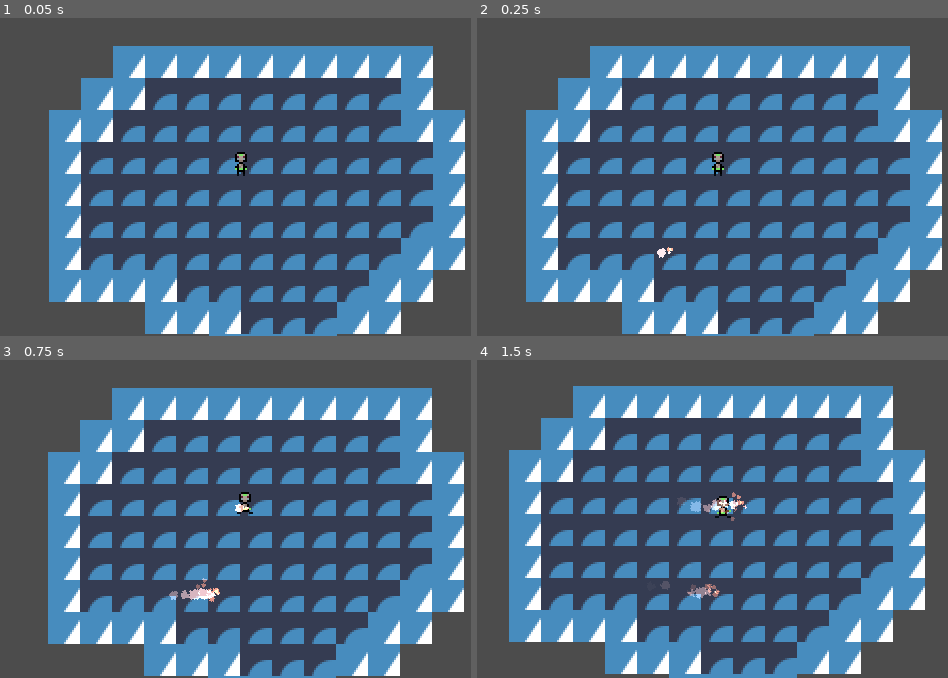
Above: before the commit, frames 1-4 (two rows, left to right).
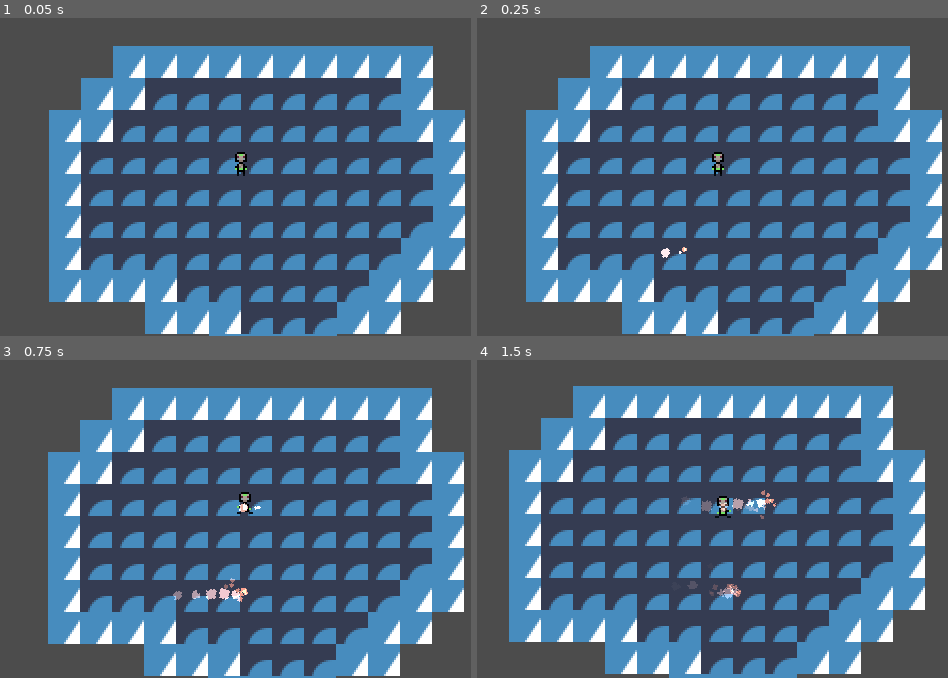
Above: after the commit, the same moments.

Repository: OlliO6/Granted-Wish
Game: Godot game, scene res://content/main.tscn
Two runs of this game, one before a commit and one after it. Both use one fixed random seed, a clock stepped at 60 frames per second and the inputs below. The engine's default icon, where the game draws it, is replaced by a stand-in: a white triangle on a blue panel in a dark square.
Inputs (mouse positions are in pixels of both pictures, inside the frame that each line leads up to):
- Up to frame 1 (0.05 s): no input
- Up to frame 2 (0.25 s): no input
- Up to frame 3 (0.75 s): move the mouse to (367, 499) at 0.52 s; press the mouse at (367, 499) at 0.53 s; hold D (move_right) from 0.53 s (still down)
- Up to frame 4 (1.5 s): move the mouse to (604, 531) at 1.27 s; release D (move_right) at 1.28 s; release the mouse at (604, 531) at 1.28 s; hold S (move_down) from 1.28 s (still down); click (604, 531) at 1.35 s

Frame 1 is identical in both runs. In frame 2, less than 0.1% of the frame differs, in the area x 38-45%, y 72-76%; in frame 3, 0.5%; in frame 4, 0.9%, in the area x 38-64%, y 40-76%.

Commit message:
Finish fire spell

Diff:
--- a/components/components.gd
+++ b/components/components.gd
@@ -1,3 +1,4 @@
+#TODO: Make plugin that generates this
 class_name Components
 extends Node
 
--- a/content/main.tscn
+++ b/content/main.tscn
@@ -2,7 +2,7 @@
 
 [ext_resource type="PackedScene" uid="uid://dpkbomvltkwjd" path="res://player/player.tscn" id="1_v2y50"]
 [ext_resource type="Texture2D" uid="uid://c7lg1tgf5uy5j" path="res://icon.svg" id="2_clbah"]
-[ext_resource type="PackedScene" uid="uid://b7ifegmm708j0" path="res://content/spells/fire_spell.tscn" id="3_6pgig"]
+[ext_resource type="PackedScene" uid="uid://b7ifegmm708j0" path="res://content/spells/fire/fire_spell.tscn" id="3_6pgig"]
 
 [sub_resource type="Environment" id="Environment_srm4m"]
 background_mode = 3
--- a/content/spells/character_body_spell.gd
+++ /dev/null
@@ -1,8 +0,0 @@
-extends CharacterBody2D
-
-@export var speed: float
-
-func _physics_process(delta: float) -> void:
-	var collision = move_and_collide(transform.x * delta * speed)
-	if collision:
-		queue_free()
--- a/content/spells/spell_data/fire_spell.tres
+++ b/content/spells/fire/fire_spell.tres
@@ -1,7 +1,7 @@
 [gd_resource type="Resource" script_class="SpellData" load_steps=3 format=3 uid="uid://capjs85u3qpvr"]
 
-[ext_resource type="Script" path="res://content/spells/spell_data/spell_data.gd" id="1_iukvq"]
-[ext_resource type="PackedScene" uid="uid://b7ifegmm708j0" path="res://content/spells/fire_spell.tscn" id="2_nd3x2"]
+[ext_resource type="Script" path="res://content/spells/spell_data.gd" id="1_iukvq"]
+[ext_resource type="PackedScene" uid="uid://b7ifegmm708j0" path="res://content/spells/fire/fire_spell.tscn" id="2_nd3x2"]
 
 [resource]
 script = ExtResource("1_iukvq")
--- /dev/null
+++ b/content/spells/fire/fire_spell.tscn
@@ -0,0 +1,326 @@
+[gd_scene load_steps=30 format=3 uid="uid://b7ifegmm708j0"]
+
+[ext_resource type="Texture2D" uid="uid://3ko6dglu7234" path="res://content/spells/particle_sheet.png" id="2_1krgi"]
+[ext_resource type="Script" path="res://components/fighting/killable.gd" id="2_2fbea"]
+[ext_resource type="Script" path="res://components/fighting/damage_dealer.gd" id="3_m3m84"]
+[ext_resource type="Script" path="res://components/fighting/attack_area.gd" id="4_meik6"]
+
+[sub_resource type="Animation" id="Animation_jiilk"]
+length = 0.001
+tracks/0/type = "value"
+tracks/0/imported = false
+tracks/0/enabled = true
+tracks/0/path = NodePath(".:modulate")
+tracks/0/interp = 1
+tracks/0/loop_wrap = true
+tracks/0/keys = {
+"times": PackedFloat32Array(0),
+"transitions": PackedFloat32Array(1),
+"update": 0,
+"values": [Color(1, 1, 1, 1)]
+}
+tracks/1/type = "value"
+tracks/1/imported = false
+tracks/1/enabled = true
+tracks/1/path = NodePath("..:modulate")
+tracks/1/interp = 1
+tracks/1/loop_wrap = true
+tracks/1/keys = {
+"times": PackedFloat32Array(0),
+"transitions": PackedFloat32Array(1),
+"update": 0,
+"values": [Color(1, 1, 1, 1)]
+}
+tracks/2/type = "value"
+tracks/2/imported = false
+tracks/2/enabled = true
+tracks/2/path = NodePath(".:position")
+tracks/2/interp = 1
+tracks/2/loop_wrap = true
+tracks/2/keys = {
+"times": PackedFloat32Array(0),
+"transitions": PackedFloat32Array(1),
+"update": 0,
+"values": [Vector2(0, 0)]
+}
+tracks/3/type = "value"
+tracks/3/imported = false
+tracks/3/enabled = true
+tracks/3/path = NodePath("GPUParticles2D/GPUParticles2D2:amount_ratio")
+tracks/3/interp = 1
+tracks/3/loop_wrap = true
+tracks/3/keys = {
+"times": PackedFloat32Array(0),
+"transitions": PackedFloat32Array(1),
+"update": 0,
+"values": [1.0]
+}
+
+[sub_resource type="Animation" id="Animation_q30au"]
+resource_name = "default"
+length = 2.0
+tracks/0/type = "value"
+tracks/0/imported = false
+tracks/0/enabled = true
+tracks/0/path = NodePath(".:modulate")
+tracks/0/interp = 1
+tracks/0/loop_wrap = true
+tracks/0/keys = {
+"times": PackedFloat32Array(0, 2),
+"transitions": PackedFloat32Array(2, 1),
+"update": 0,
+"values": [Color(1, 1, 1, 1), Color(1, 1, 1, 0)]
+}
+tracks/1/type = "method"
+tracks/1/imported = false
+tracks/1/enabled = true
+tracks/1/path = NodePath(".")
+tracks/1/interp = 1
+tracks/1/loop_wrap = true
+tracks/1/keys = {
+"times": PackedFloat32Array(2),
+"transitions": PackedFloat32Array(1),
+"values": [{
+"args": [],
+"method": &"queue_free"
+}]
+}
+tracks/2/type = "value"
+tracks/2/imported = false
+tracks/2/enabled = true
+tracks/2/path = NodePath(".:position")
+tracks/2/interp = 1
+tracks/2/loop_wrap = true
+tracks/2/keys = {
+"times": PackedFloat32Array(0, 2),
+"transitions": PackedFloat32Array(0.466517, 1),
+"update": 0,
+"values": [Vector2(0, 0), Vector2(50, 0)]
+}
+tracks/3/type = "value"
+tracks/3/imported = false
+tracks/3/enabled = true
+tracks/3/path = NodePath("GPUParticles2D/GPUParticles2D2:amount_ratio")
+tracks/3/interp = 1
+tracks/3/loop_wrap = true
+tracks/3/keys = {
+"times": PackedFloat32Array(0, 2),
+"transitions": PackedFloat32Array(2, 1),
+"update": 0,
+"values": [1.0, 0.0]
+}
+
+[sub_resource type="Animation" id="Animation_qn0jv"]
+resource_name = "die"
+length = 0.5
+tracks/0/type = "value"
+tracks/0/imported = false
+tracks/0/enabled = true
+tracks/0/path = NodePath("..:modulate")
+tracks/0/interp = 1
+tracks/0/loop_wrap = true
+tracks/0/keys = {
+"times": PackedFloat32Array(0, 0.5),
+"transitions": PackedFloat32Array(1, 1),
+"update": 0,
+"values": [Color(1, 1, 1, 1), Color(1, 1, 1, 0)]
+}
+tracks/1/type = "method"
+tracks/1/imported = false
+tracks/1/enabled = true
+tracks/1/path = NodePath(".")
+tracks/1/interp = 1
+tracks/1/loop_wrap = true
+tracks/1/keys = {
+"times": PackedFloat32Array(0.5),
+"transitions": PackedFloat32Array(1),
+"values": [{
+"args": [],
+"method": &"queue_free"
+}]
+}
+
+[sub_resource type="AnimationLibrary" id="AnimationLibrary_7gjiw"]
+_data = {
+"RESET": SubResource("Animation_jiilk"),
+"default": SubResource("Animation_q30au"),
+"die": SubResource("Animation_qn0jv")
+}
+
+[sub_resource type="CircleShape2D" id="CircleShape2D_qju78"]
+radius = 2.0
+
+[sub_resource type="CanvasItemMaterial" id="CanvasItemMaterial_21qm4"]
+blend_mode = 1
+particles_animation = true
+particles_anim_h_frames = 2
+particles_anim_v_frames = 2
+particles_anim_loop = false
+
+[sub_resource type="Curve" id="Curve_emjv0"]
+_data = [Vector2(0, 1), 0.0, 0.0, 0, 0, Vector2(1, 0), -1.56792, 0.0, 0, 0]
+point_count = 2
+
+[sub_resource type="CurveTexture" id="CurveTexture_5841j"]
+curve = SubResource("Curve_emjv0")
+
+[sub_resource type="Curve" id="Curve_snmov"]
+min_value = -1.0
+max_value = 0.0
+_data = [Vector2(0, 0), 0.0, 0.0, 0, 0, Vector2(1, -1), -3.8424, 0.0, 0, 0]
+point_count = 2
+
+[sub_resource type="CurveXYZTexture" id="CurveXYZTexture_nuy0s"]
+curve_y = SubResource("Curve_snmov")
+
+[sub_resource type="Curve" id="Curve_6pl41"]
+min_value = -200.0
+max_value = 200.0
+_data = [Vector2(0, 0), 0.0, 0.0, 0, 0, Vector2(1, 26.9784), 0.0, 0.0, 0, 0]
+point_count = 2
+
+[sub_resource type="CurveTexture" id="CurveTexture_iew3n"]
+curve = SubResource("Curve_6pl41")
+
+[sub_resource type="Curve" id="Curve_bbiyu"]
+_data = [Vector2(0.007109, 0), 0.0, 0.0, 0, 0, Vector2(0.222749, 1), 0.0, 0.0, 0, 0, Vector2(1, 1), 0.0, 0.0, 0, 0]
+point_count = 3
+
+[sub_resource type="CurveTexture" id="CurveTexture_piat4"]
+curve = SubResource("Curve_bbiyu")
+
+[sub_resource type="ParticleProcessMaterial" id="ParticleProcessMaterial_3icsx"]
+particle_flag_disable_z = true
+emission_shape = 1
+emission_sphere_radius = 0.55
+angle_min = -720.0
+angle_max = 720.0
+direction = Vector3(-1, 0, 0)
+flatness = 0.533
+initial_velocity_min = 8.8
+initial_velocity_max = 14.2
+directional_velocity_min = 20.2
+directional_velocity_max = 20.2
+directional_velocity_curve = SubResource("CurveXYZTexture_nuy0s")
+gravity = Vector3(0, 0, 0)
+linear_accel_min = 2.0
+linear_accel_max = 2.0
+linear_accel_curve = SubResource("CurveTexture_iew3n")
+scale_min = 0.5
+scale_max = 0.5
+scale_curve = SubResource("CurveTexture_piat4")
+color = Color(1, 0.505882, 0.309804, 1)
+alpha_curve = SubResource("CurveTexture_5841j")
+anim_offset_max = 1.0
+
+[sub_resource type="Curve" id="Curve_nje61"]
+_data = [Vector2(0, 1), 0.0, 0.0, 0, 0, Vector2(1, 0), -1.56792, 0.0, 0, 0]
+point_count = 2
+
+[sub_resource type="CurveTexture" id="CurveTexture_oid6m"]
+curve = SubResource("Curve_nje61")
+
+[sub_resource type="Curve" id="Curve_jhubh"]
+min_value = -1.0
+max_value = 0.0
+_data = [Vector2(0, 0), 0.0, 0.0, 0, 0, Vector2(1, -1), -3.461, 0.0, 0, 0]
+point_count = 2
+
+[sub_resource type="CurveXYZTexture" id="CurveXYZTexture_huc6t"]
+curve_y = SubResource("Curve_jhubh")
+
+[sub_resource type="Curve" id="Curve_pxddx"]
+min_value = -200.0
+max_value = 200.0
+_data = [Vector2(0, 0), 0.0, 0.0, 0, 0, Vector2(1, 26.9784), 0.0, 0.0, 0, 0]
+point_count = 2
+
+[sub_resource type="CurveTexture" id="CurveTexture_63og4"]
+curve = SubResource("Curve_pxddx")
+
+[sub_resource type="Curve" id="Curve_f7jof"]
+_data = [Vector2(0.007109, 0), 0.0, 0.0, 0, 0, Vector2(0.222749, 1), 0.0, 0.0, 0, 0, Vector2(1, 1), 0.0, 0.0, 0, 0]
+point_count = 3
+
+[sub_resource type="CurveTexture" id="CurveTexture_qdb1n"]
+curve = SubResource("Curve_f7jof")
+
+[sub_resource type="ParticleProcessMaterial" id="ParticleProcessMaterial_kq3wh"]
+particle_flag_disable_z = true
+emission_shape = 1
+emission_sphere_radius = 0.55
+angle_min = -720.0
+angle_max = 720.0
+direction = Vector3(-1, 0, 0)
+spread = 18.835
+flatness = 0.533
+initial_velocity_min = 2.0
+initial_velocity_max = 4.0
+directional_velocity_min = 20.2
+directional_velocity_max = 20.2
+directional_velocity_curve = SubResource("CurveXYZTexture_huc6t")
+gravity = Vector3(0, 0, 0)
+linear_accel_min = 2.0
+linear_accel_max = 2.0
+linear_accel_curve = SubResource("CurveTexture_63og4")
+scale_curve = SubResource("CurveTexture_qdb1n")
+color = Color(1, 0.74902, 0.678431, 1)
+alpha_curve = SubResource("CurveTexture_oid6m")
+anim_offset_max = 1.0
+
+[sub_resource type="CircleShape2D" id="CircleShape2D_mmrge"]
+radius = 4.0
+
+[node name="FireSpell" type="Node2D"]
+
+[node name="DamageDealer" type="Node" parent="."]
+script = ExtResource("3_m3m84")
+
+[node name="Killable" type="Node" parent="."]
+script = ExtResource("2_2fbea")
+
+[node name="AnimationPlayer" type="AnimationPlayer" parent="."]
+root_node = NodePath("../Area2D")
+libraries = {
+"": SubResource("AnimationLibrary_7gjiw")
+}
+autoplay = "default"
+
+[node name="Area2D" type="Area2D" parent="."]
+collision_layer = 8
+
+[node name="CollisionShape2D" type="CollisionShape2D" parent="Area2D"]
+shape = SubResource("CircleShape2D_qju78")
+
+[node name="GPUParticles2D" type="GPUParticles2D" parent="Area2D"]
+material = SubResource("CanvasItemMaterial_21qm4")
+position = Vector2(1, 0)
+amount = 12
+process_material = SubResource("ParticleProcessMaterial_3icsx")
+texture = ExtResource("2_1krgi")
+explosiveness = 0.19
+local_coords = true
+
+[node name="GPUParticles2D2" type="GPUParticles2D" parent="Area2D/GPUParticles2D"]
+show_behind_parent = true
+material = SubResource("CanvasItemMaterial_21qm4")
+amount = 6
+process_material = SubResource("ParticleProcessMaterial_kq3wh")
+texture = ExtResource("2_1krgi")
+explosiveness = 0.19
+
+[node name="AttackArea" type="Area2D" parent="Area2D" node_paths=PackedStringArray("damage_dealer")]
+collision_layer = 0
+collision_mask = 5
+monitorable = false
+script = ExtResource("4_meik6")
+damage_dealer = NodePath("../../DamageDealer")
+deactivate_on_damage_dealed = true
+
+[node name="CollisionShape2D" type="CollisionShape2D" parent="Area2D/AttackArea"]
+position = Vector2(-1, 0)
+shape = SubResource("CircleShape2D_mmrge")
+
+[connection signal="died" from="Killable" to="AnimationPlayer" method="play" binds= ["die"]]
+[connection signal="body_entered" from="Area2D" to="Killable" method="die" unbinds=1]
+[connection signal="damage_applied" from="Area2D/AttackArea" to="Killable" method="die" unbinds=1]
--- a/content/spells/fire_spell.tscn
+++ /dev/null
@@ -1,226 +0,0 @@
-[gd_scene load_steps=29 format=3 uid="uid://b7ifegmm708j0"]
-
-[ext_resource type="Script" path="res://content/spells/character_body_spell.gd" id="1_4gw15"]
-[ext_resource type="Texture2D" uid="uid://3ko6dglu7234" path="res://content/spells/particle_sheet.png" id="1_c86mm"]
-[ext_resource type="Script" path="res://components/fighting/damage_dealer.gd" id="2_jncim"]
-[ext_resource type="Script" path="res://components/fighting/attack_area.gd" id="3_2u1px"]
-
-[sub_resource type="CircleShape2D" id="CircleShape2D_qju78"]
-radius = 2.0
-
-[sub_resource type="CanvasItemMaterial" id="CanvasItemMaterial_21qm4"]
-blend_mode = 1
-particles_animation = true
-particles_anim_h_frames = 2
-particles_anim_v_frames = 2
-particles_anim_loop = false
-
-[sub_resource type="Curve" id="Curve_emjv0"]
-_data = [Vector2(0, 1), 0.0, 0.0, 0, 0, Vector2(1, 0), -1.56792, 0.0, 0, 0]
-point_count = 2
-
-[sub_resource type="CurveTexture" id="CurveTexture_5841j"]
-curve = SubResource("Curve_emjv0")
-
-[sub_resource type="Curve" id="Curve_snmov"]
-min_value = -1.0
-max_value = 0.0
-_data = [Vector2(0, 0), 0.0, 0.0, 0, 0, Vector2(1, -1), -3.8424, 0.0, 0, 0]
-point_count = 2
-
-[sub_resource type="CurveXYZTexture" id="CurveXYZTexture_nuy0s"]
-curve_y = SubResource("Curve_snmov")
-
-[sub_resource type="Curve" id="Curve_6pl41"]
-min_value = -200.0
-max_value = 200.0
-_data = [Vector2(0, 0), 0.0, 0.0, 0, 0, Vector2(1, 26.9784), 0.0, 0.0, 0, 0]
-point_count = 2
-
-[sub_resource type="CurveTexture" id="CurveTexture_iew3n"]
-curve = SubResource("Curve_6pl41")
-
-[sub_resource type="Curve" id="Curve_bbiyu"]
-_data = [Vector2(0.007109, 0), 0.0, 0.0, 0, 0, Vector2(0.222749, 1), 0.0, 0.0, 0, 0, Vector2(1, 1), 0.0, 0.0, 0, 0]
-point_count = 3
-
-[sub_resource type="CurveTexture" id="CurveTexture_piat4"]
-curve = SubResource("Curve_bbiyu")
-
-[sub_resource type="ParticleProcessMaterial" id="ParticleProcessMaterial_3icsx"]
-particle_flag_disable_z = true
-emission_shape = 1
-emission_sphere_radius = 0.55
-angle_min = -720.0
-angle_max = 720.0
-direction = Vector3(-1, 0, 0)
-flatness = 0.533
-initial_velocity_min = 8.8
-initial_velocity_max = 14.2
-directional_velocity_min = 20.2
-directional_velocity_max = 20.2
-directional_velocity_curve = SubResource("CurveXYZTexture_nuy0s")
-gravity = Vector3(0, 0, 0)
-linear_accel_min = 2.0
-linear_accel_max = 2.0
-linear_accel_curve = SubResource("CurveTexture_iew3n")
-scale_min = 0.5
-scale_max = 0.5
-scale_curve = SubResource("CurveTexture_piat4")
-color = Color(1, 0.505882, 0.309804, 1)
-alpha_curve = SubResource("CurveTexture_5841j")
-anim_offset_max = 1.0
-
-[sub_resource type="Curve" id="Curve_nje61"]
-_data = [Vector2(0, 1), 0.0, 0.0, 0, 0, Vector2(1, 0), -1.56792, 0.0, 0, 0]
-point_count = 2
-
-[sub_resource type="CurveTexture" id="CurveTexture_oid6m"]
-curve = SubResource("Curve_nje61")
-
-[sub_resource type="Curve" id="Curve_jhubh"]
-min_value = -1.0
-max_value = 0.0
-_data = [Vector2(0, 0), 0.0, 0.0, 0, 0, Vector2(1, -1), -3.461, 0.0, 0, 0]
-point_count = 2
-
-[sub_resource type="CurveXYZTexture" id="CurveXYZTexture_huc6t"]
-curve_y = SubResource("Curve_jhubh")
-
-[sub_resource type="Curve" id="Curve_pxddx"]
-min_value = -200.0
-max_value = 200.0
-_data = [Vector2(0, 0), 0.0, 0.0, 0, 0, Vector2(1, 26.9784), 0.0, 0.0, 0, 0]
-point_count = 2
-
-[sub_resource type="CurveTexture" id="CurveTexture_63og4"]
-curve = SubResource("Curve_pxddx")
-
-[sub_resource type="Curve" id="Curve_f7jof"]
-_data = [Vector2(0.007109, 0), 0.0, 0.0, 0, 0, Vector2(0.222749, 1), 0.0, 0.0, 0, 0, Vector2(1, 1), 0.0, 0.0, 0, 0]
-point_count = 3
-
-[sub_resource type="CurveTexture" id="CurveTexture_qdb1n"]
-curve = SubResource("Curve_f7jof")
-
-[sub_resource type="ParticleProcessMaterial" id="ParticleProcessMaterial_kq3wh"]
-particle_flag_disable_z = true
-emission_shape = 1
-emission_sphere_radius = 0.55
-angle_min = -720.0
-angle_max = 720.0
-direction = Vector3(-1, 0, 0)
-spread = 18.835
-flatness = 0.533
-initial_velocity_min = 2.0
-initial_velocity_max = 4.0
-directional_velocity_min = 20.2
-directional_velocity_max = 20.2
-directional_velocity_curve = SubResource("CurveXYZTexture_huc6t")
-gravity = Vector3(0, 0, 0)
-linear_accel_min = 2.0
-linear_accel_max = 2.0
-linear_accel_curve = SubResource("CurveTexture_63og4")
-scale_curve = SubResource("CurveTexture_qdb1n")
-color = Color(1, 0.74902, 0.678431, 1)
-alpha_curve = SubResource("CurveTexture_oid6m")
-anim_offset_max = 1.0
-
-[sub_resource type="CircleShape2D" id="CircleShape2D_mmrge"]
-radius = 4.0
-
-[sub_resource type="Animation" id="Animation_jiilk"]
-length = 0.001
-tracks/0/type = "value"
-tracks/0/imported = false
-tracks/0/enabled = true
-tracks/0/path = NodePath(".:modulate")
-tracks/0/interp = 1
-tracks/0/loop_wrap = true
-tracks/0/keys = {
-"times": PackedFloat32Array(0),
-"transitions": PackedFloat32Array(1),
-"update": 0,
-"values": [Color(1, 1, 1, 1)]
-}
-
-[sub_resource type="Animation" id="Animation_q30au"]
-resource_name = "default"
-length = 2.0
-tracks/0/type = "value"
-tracks/0/imported = false
-tracks/0/enabled = true
-tracks/0/path = NodePath(".:modulate")
-tracks/0/interp = 1
-tracks/0/loop_wrap = true
-tracks/0/keys = {
-"times": PackedFloat32Array(0, 2),
-"transitions": PackedFloat32Array(2, 1),
-"update": 0,
-"values": [Color(1, 1, 1, 1), Color(1, 1, 1, 0)]
-}
-tracks/1/type = "method"
-tracks/1/imported = false
-tracks/1/enabled = true
-tracks/1/path = NodePath(".")
-tracks/1/interp = 1
-tracks/1/loop_wrap = true
-tracks/1/keys = {
-"times": PackedFloat32Array(2),
-"transitions": PackedFloat32Array(1),
-"values": [{
-"args": [],
-"method": &"queue_free"
-}]
-}
-
-[sub_resource type="AnimationLibrary" id="AnimationLibrary_7gjiw"]
-_data = {
-"RESET": SubResource("Animation_jiilk"),
-"default": SubResource("Animation_q30au")
-}
-
-[node name="FireSpell" type="CharacterBody2D"]
-collision_layer = 8
-script = ExtResource("1_4gw15")
-speed = 25.0
-
-[node name="CollisionShape2D" type="CollisionShape2D" parent="."]
-visible = false
-shape = SubResource("CircleShape2D_qju78")
-
-[node name="GPUParticles2D" type="GPUParticles2D" parent="."]
-material = SubResource("CanvasItemMaterial_21qm4")
-amount = 12
-process_material = SubResource("ParticleProcessMaterial_3icsx")
-texture = ExtResource("1_c86mm")
-explosiveness = 0.19
-local_coords = true
-
-[node name="GPUParticles2D2" type="GPUParticles2D" parent="GPUParticles2D"]
-show_behind_parent = true
-material = SubResource("CanvasItemMaterial_21qm4")
-amount = 6
-process_material = SubResource("ParticleProcessMaterial_kq3wh")
-texture = ExtResource("1_c86mm")
-explosiveness = 0.19
-
-[node name="DamageDealer" type="Node" parent="."]
-script = ExtResource("2_jncim")
-
-[node name="AttackArea" type="Area2D" parent="." node_paths=PackedStringArray("damage_dealer")]
-visible = false
-collision_layer = 0
-collision_mask = 5
-monitorable = false
-script = ExtResource("3_2u1px")
-damage_dealer = NodePath("../DamageDealer")
-
-[node name="CollisionShape2D" type="CollisionShape2D" parent="AttackArea"]
-shape = SubResource("CircleShape2D_mmrge")
-
-[node name="AnimationPlayer" type="AnimationPlayer" parent="."]
-libraries = {
-"": SubResource("AnimationLibrary_7gjiw")
-}
-autoplay = "default"
--- a/player/player.tscn
+++ b/player/player.tscn
@@ -8,7 +8,7 @@
 [ext_resource type="Script" path="res://components/fighting/health.gd" id="2_blm1e"]
 [ext_resource type="Script" path="res://components/state.gd" id="2_mo2lt"]
 [ext_resource type="Script" path="res://player/spell_caster.gd" id="8_4qdl6"]
-[ext_resource type="Resource" uid="uid://capjs85u3qpvr" path="res://content/spells/spell_data/fire_spell.tres" id="9_e8mk7"]
+[ext_resource type="Resource" uid="uid://capjs85u3qpvr" path="res://content/spells/fire/fire_spell.tres" id="9_e8mk7"]
 
 [sub_resource type="CircleShape2D" id="CircleShape2D_ja0ya"]
 radius = 3.16228
Renamed: content/spells/spell_data/spell_data.gd -> content/spells/spell_data.gd
